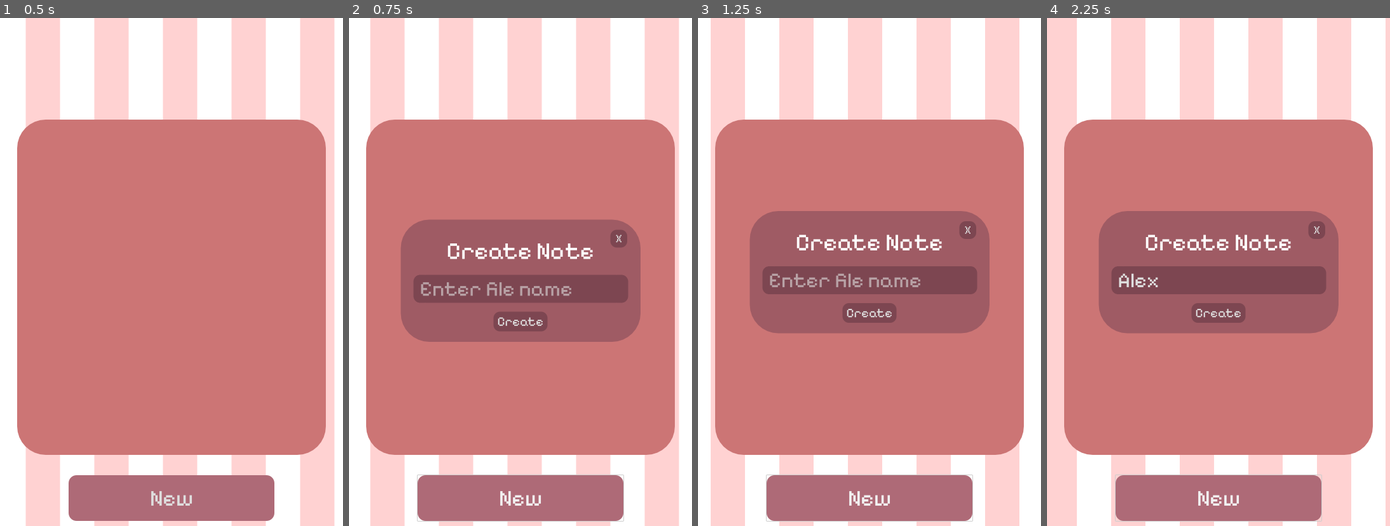
Above: before the commit, frames 1-4 (left to right).
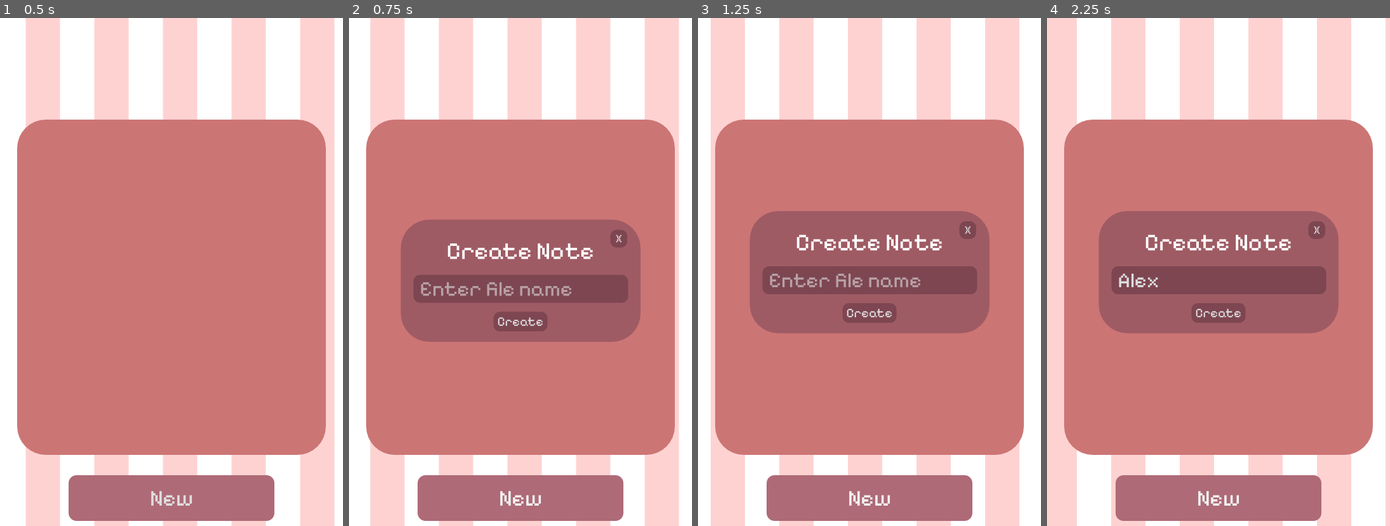
Above: after the commit, the same moments.

Repository: tejaswa4692/NotesApp
Game: Godot game, scene res://main.tscn
Two runs of this game, one before a commit and one after it. Both use one fixed random seed, a clock stepped at 60 frames per second and the inputs below.
Inputs (mouse positions are in pixels of both pictures, inside the frame that each line leads up to):
- Up to frame 1 (0.5 s): no input
- Up to frame 2 (0.75 s): click "New" at 0.5 s
- Up to frame 3 (1.25 s): no input
- Up to frame 4 (2.25 s): click (1218, 282) at 1.27 s; type "Alex" at 1.35 s; click "New" at 2 s

Frame 1 is identical in both runs. In frame 2, 0.2% of the frame differs, in the area x 19-81%, y 89-100%; in frame 3, 0.2%; in frame 4, 0.2%.

Commit message:
second commit fixedkeyb

Diff:
--- a/main.gd
+++ b/main.gd
@@ -11,7 +11,8 @@
 	 "bhondu name dalo",
 	 "NAME?!?!?!?",
 	 "slowpoke ho kya",
-	"baby name dalte ha"
+	"baby name dalte ha",
+	"Tejas jaisi ho kya ap"
 	]
 var _last_number: int = -1
 
@@ -23,7 +24,11 @@
 	panel.position.x = screen.x / 2 - panel.size.x / 2
 	panel.position.y = (screen.y - panel.size.y / 2) + screen.y / 2
 	# Open the user:// folder first
+
+
 	var base_dir = DirAccess.open("user://")
+
+
 	if base_dir and not base_dir.dir_exists("notes"):
 		# Create the notes folder
 		base_dir.make_dir("notes")
@@ -73,6 +78,7 @@
 		is_newscreenopen = true
 
 
+
 func _on_button_2_pressed() -> void:
 	if is_newscreenopen:
 		var tween = create_tween()
--- a/main.tscn
+++ b/main.tscn
@@ -16,6 +16,8 @@
 corner_radius_bottom_right = 90
 corner_radius_bottom_left = 90
 
+[sub_resource type="StyleBoxEmpty" id="StyleBoxEmpty_272bh"]
+
 [sub_resource type="StyleBoxFlat" id="StyleBoxFlat_4c57u"]
 bg_color = Color(0.684216, 0.415761, 0.467356, 1)
 corner_radius_top_left = 25
@@ -141,6 +143,7 @@
 grow_vertical = 2
 theme_override_fonts/font = ExtResource("1_ig7tw")
 theme_override_font_sizes/font_size = 71
+theme_override_styles/focus = SubResource("StyleBoxEmpty_272bh")
 theme_override_styles/hover = SubResource("StyleBoxFlat_4c57u")
 theme_override_styles/pressed = SubResource("StyleBoxFlat_kek77")
 theme_override_styles/normal = SubResource("StyleBoxFlat_4c57u")
--- a/project.godot
+++ b/project.godot
@@ -32,4 +32,5 @@
 [rendering]
 
 renderer/rendering_method="mobile"
+textures/vram_compression/import_etc2_astc=true
 anti_aliasing/screen_space_roughness_limiter/enabled=false
--- a/read.gd
+++ b/read.gd
@@ -8,22 +8,32 @@
 var fontsize
 @onready var screen: Vector2 = DisplayServer.window_get_size()
 var showchanger: bool = false
+@onready var old_height = $TextEdit.size
+@onready var textedit = $TextEdit
+@onready var kb_height = DisplayServer.virtual_keyboard_get_height()
+var is_setting_open: bool
 
 
 func _ready() -> void:
-	get_viewport().connect("size_changed", Callable(self, "_on_viewport_resized"))
-	_on_viewport_resized()
+	# Init
+	get_viewport().connect("size_changed", Callable(self, "_on_screen_resized"))
+	textedit.connect("focus_entered", Callable(self, "textedit_focus_entered"))
+	textedit.connect("focus_exited", Callable(self, "textedit_focus_exited"))
+	#/Init
+
+	#
+	#print(bg2col)
+	#bg2col = Vector4(0.0, 0.0, 0.0, 0.0)
+	#print(bg2col)
+	#
 
 
-
-
-	print(bg2col)
-	bg2col = Vector4(0.0, 0.0, 0.0, 0.0)
-	print(bg2col)
-
-
+	#Initially move the changer to right of the screen hidden
 	changer.position.x = ((screen.x / 2) - changer.size.x / 2) + screen.x
 	changer.position.y = (screen.y / 2) - changer.size.y / 2
+
+	$SettingContainer.position.x = ((screen.x / 2) - $SettingContainer.size.x / 2)
+	$SettingContainer.position.y = (screen.y / 2) - $SettingContainer.size.y / 2  + screen.y
 
 
 	#fontsize = $TextEdit.get_theme_font_size("font_size")
@@ -34,10 +44,12 @@
 
 	readcontents(filepath)
 
+
 func savecontents(path: String, data: String) -> void:
 	var newdata = {"title": filename, "content": data}
 	save_json(filepath, newdata)
 	pass
+
 
 func readcontents(path: String) -> void:
 	var file = FileAccess.open(path, FileAccess.READ)
@@ -59,6 +71,25 @@
 	file.close()
 
 
+func textedit_focus_entered():
+	print("focused")
+	await get_tree().create_timer(0.2).timeout
+	var keyb_height = DisplayServer.virtual_keyboard_get_height()
+	#var keyb_height = 500
+	print(keyb_height)
+	if keyb_height > 0:
+		var tween = create_tween()
+		tween.tween_property(textedit, "size", Vector2(old_height.x, textedit.size.y - keyb_height - 100), 0.1).set_trans(Tween.TRANS_SINE).set_ease(Tween.EASE_IN_OUT)
+		await tween.finished
+		tween.kill()
+	#textedit.size.y = textedit.size.y - keyb_height - 100
+
+
+func textedit_focus_exited():
+	print("unfocused")
+	textedit.size.y = old_height.y
+
+
 func _on_save_pressed() -> void:
 	savecontents(filepath, $TextEdit.text)
 
@@ -70,18 +101,21 @@
 func _on_item_list_item_selected(index: int) -> void:
 	print(index)
 
-func _on_viewport_resized():
-	# Get the height of the virtual keyboard
-	var keyboard_height = DisplayServer.virtual_keyboard_get_height()
 
-	# If the keyboard is visible, adjust the Control node's height
-	if keyboard_height > 0:
-		size.y =- keyboard_height
+func _on_screen_resized():
+	#MOve the changer to right of the screen
+	changer.position.x = ((screen.x / 2) - changer.size.x / 2) + screen.x
+	changer.position.y = (screen.y / 2) - changer.size.y / 2
 
-
-
+	#Move the setting container at top
 
 
 func _on_changer_mouse_exited() -> void:
 	if InputEventScreenTouch:
 		pass
+
+
+func _on_properties_pressed() -> void:
+	if !is_setting_open:
+		var tween = create_tween()
+		tween.tween_property($SettingContainer, "position", Vector2(screen.x / 2 - $SettingContainer.size.x / 2, (screen.y /2 - $SettingContainer.size.y / 2)), 0.2).set_trans(Tween.TRANS_SINE).set_ease(Tween.EASE_IN_OUT)
--- a/read.tscn
+++ b/read.tscn
@@ -16,8 +16,38 @@
 corner_radius_bottom_right = 50
 corner_radius_bottom_left = 50
 
+[sub_resource type="StyleBoxEmpty" id="StyleBoxEmpty_s8rbo"]
+
+[sub_resource type="StyleBoxFlat" id="StyleBoxFlat_s8rbo"]
+bg_color = Color(0.682353, 0.415686, 0.466667, 1)
+corner_radius_top_left = 25
+corner_radius_top_right = 25
+corner_radius_bottom_right = 25
+corner_radius_bottom_left = 25
+
+[sub_resource type="StyleBoxFlat" id="StyleBoxFlat_doduw"]
+bg_color = Color(0.440047, 0.243258, 0.282578, 1)
+corner_radius_top_left = 25
+corner_radius_top_right = 25
+corner_radius_bottom_right = 25
+corner_radius_bottom_left = 25
+
+[sub_resource type="StyleBoxEmpty" id="StyleBoxEmpty_o3jhh"]
+
+[sub_resource type="StyleBoxFlat" id="StyleBoxFlat_ciyjt"]
+bg_color = Color(0.682353, 0.415686, 0.466667, 1)
+corner_radius_top_left = 25
+corner_radius_top_right = 25
+corner_radius_bottom_right = 25
+corner_radius_bottom_left = 25
+
+[sub_resource type="StyleBoxEmpty" id="StyleBoxEmpty_doduw"]
+
+[sub_resource type="StyleBoxFlat" id="StyleBoxFlat_xq2h4"]
+bg_color = Color(0, 0, 0, 0.792157)
+
 [sub_resource type="StyleBoxFlat" id="StyleBoxFlat_b6fi6"]
-bg_color = Color(0.71556, 0.501329, 0.440944, 1)
+bg_color = Color(0.785494, 0.583224, 0.526029, 1)
 corner_radius_top_left = 90
 corner_radius_top_right = 90
 corner_radius_bottom_right = 90
@@ -39,9 +69,6 @@
 
 [sub_resource type="StyleBoxEmpty" id="StyleBoxEmpty_ugbt2"]
 
-[sub_resource type="StyleBoxFlat" id="StyleBoxFlat_xq2h4"]
-bg_color = Color(0, 0, 0, 0.533333)
-
 [sub_resource type="StyleBoxFlat" id="StyleBoxFlat_ugbt2"]
 bg_color = Color(0.863848, 0.585522, 0.473596, 1)
 corner_radius_top_left = 90
@@ -81,43 +108,80 @@
 theme_override_font_sizes/font_size = 66
 theme_override_styles/normal = SubResource("StyleBoxFlat_vhvs7")
 text = "HIIIIIIII HELLOOO
- HELLO "
+ HELLO"
 wrap_mode = 1
 autowrap_mode = 2
 
 [node name="Save" type="Button" parent="."]
 layout_mode = 1
-anchors_preset = 1
-anchor_left = 1.0
+anchors_preset = -1
+anchor_left = 0.809
+anchor_top = 0.022
+anchor_right = 0.971
+anchor_bottom = 0.078
+offset_left = 0.279968
+offset_top = -0.240002
+offset_right = 0.319946
+offset_bottom = -11.76
+grow_horizontal = 2
+grow_vertical = 2
+theme_override_fonts/font = ExtResource("1_spbdu")
+theme_override_font_sizes/font_size = 46
+theme_override_styles/focus = SubResource("StyleBoxEmpty_s8rbo")
+theme_override_styles/hover = SubResource("StyleBoxFlat_s8rbo")
+theme_override_styles/pressed = SubResource("StyleBoxFlat_doduw")
+theme_override_styles/normal = SubResource("StyleBoxFlat_s8rbo")
+text = "SAVE"
+
+[node name="Back" type="Button" parent="."]
+layout_mode = 1
+anchors_preset = -1
+anchor_left = 0.01
+anchor_top = 0.02
+anchor_right = 0.157
+anchor_bottom = 0.073
+offset_left = 0.2
+offset_top = 3.6
+offset_right = 0.439987
+offset_bottom = -2.16002
+theme_override_fonts/font = ExtResource("1_spbdu")
+theme_override_font_sizes/font_size = 40
+theme_override_styles/focus = SubResource("StyleBoxEmpty_o3jhh")
+theme_override_styles/hover = SubResource("StyleBoxFlat_ciyjt")
+theme_override_styles/pressed = SubResource("StyleBoxFlat_doduw")
+theme_override_styles/normal = SubResource("StyleBoxFlat_ciyjt")
+text = "Go Back"
+
+[node name="Properties" type="Button" parent="."]
+layout_mode = 1
+anchors_preset = -1
+anchor_left = 0.357
+anchor_top = 0.02
+anchor_right = 0.643
+anchor_bottom = 0.07
+offset_left = 0.439972
+offset_top = 3.6
+offset_right = -0.440002
+offset_bottom = 3.60001
+grow_horizontal = 2
+theme_override_fonts/font = ExtResource("1_spbdu")
+theme_override_font_sizes/font_size = 56
+theme_override_styles/focus = SubResource("StyleBoxEmpty_doduw")
+theme_override_styles/hover = SubResource("StyleBoxFlat_ciyjt")
+theme_override_styles/pressed = SubResource("StyleBoxFlat_doduw")
+theme_override_styles/normal = SubResource("StyleBoxFlat_ciyjt")
+text = "Properties"
+
+[node name="Background2" type="Panel" parent="."]
+layout_mode = 1
+anchors_preset = 15
 anchor_right = 1.0
-offset_left = -301.0
-offset_bottom = 160.0
-grow_horizontal = 0
-theme_override_fonts/font = ExtResource("1_spbdu")
-theme_override_font_sizes/font_size = 126
-text = "SAVE"
-
-[node name="Back" type="Button" parent="."]
-layout_mode = 1
-offset_right = 361.8
-offset_bottom = 111.0
-theme_override_fonts/font = ExtResource("1_spbdu")
-theme_override_font_sizes/font_size = 85
-text = "Go Back"
-
-[node name="Properties" type="Button" parent="."]
-layout_mode = 1
-anchors_preset = 5
-anchor_left = 0.5
-anchor_right = 0.5
-offset_left = -4.0
-offset_right = 4.0
-offset_bottom = 8.0
-grow_horizontal = 2
-theme_override_font_sizes/font_size = 56
-text = "Properties"
-
-[node name="Panel" type="Panel" parent="."]
+anchor_bottom = 1.0
+grow_horizontal = 2
+grow_vertical = 2
+theme_override_styles/panel = SubResource("StyleBoxFlat_xq2h4")
+
+[node name="SettingContainer" type="Panel" parent="."]
 layout_mode = 1
 anchors_preset = -1
 anchor_left = 0.1
@@ -128,7 +192,7 @@
 grow_vertical = 2
 theme_override_styles/panel = SubResource("StyleBoxFlat_b6fi6")
 
-[node name="ItemList" type="ItemList" parent="Panel"]
+[node name="ItemList" type="ItemList" parent="SettingContainer"]
 layout_mode = 1
 anchors_preset = -1
 anchor_left = 0.05
@@ -138,8 +202,8 @@
 grow_horizontal = 2
 grow_vertical = 2
 theme_override_colors/guide_color = Color(0.492709, 0.258911, 0.0862561, 0.529412)
-theme_override_colors/font_selected_color = Color(0.478431, 0.2, 0.180392, 1)
-theme_override_colors/font_color = Color(0.477714, 0.20091, 0.180142, 1)
+theme_override_colors/font_selected_color = Color(0.619608, 0.27451, 0.247059, 1)
+theme_override_colors/font_color = Color(0.61951, 0.27527, 0.24865, 1)
 theme_override_fonts/font = ExtResource("1_spbdu")
 theme_override_font_sizes/font_size = 81
 theme_override_styles/focus = SubResource("StyleBoxEmpty_jy06v")
@@ -156,15 +220,6 @@
 item_1/text = "Font Color"
 item_2/text = "Background"
 
-[node name="Background2" type="Panel" parent="."]
-layout_mode = 1
-anchors_preset = 15
-anchor_right = 1.0
-anchor_bottom = 1.0
-grow_horizontal = 2
-grow_vertical = 2
-theme_override_styles/panel = SubResource("StyleBoxFlat_xq2h4")
-
 [node name="Changer" type="Panel" parent="."]
 custom_minimum_size = Vector2(21.62, 0)
 layout_mode = 1
@@ -173,15 +228,16 @@
 anchor_top = 0.3
 anchor_right = 0.9
 anchor_bottom = 0.7
-offset_left = 1349.0
-offset_top = -368.0
-offset_right = 1349.0
-offset_bottom = -368.0
+offset_left = 1830.0
+offset_top = 15.0
+offset_right = 1830.0
+offset_bottom = 15.0
 grow_horizontal = 2
 grow_vertical = 2
 theme_override_styles/panel = SubResource("StyleBoxFlat_ugbt2")
 
 [connection signal="pressed" from="Save" to="." method="_on_save_pressed"]
 [connection signal="pressed" from="Back" to="." method="_on_back_pressed"]
-[connection signal="item_selected" from="Panel/ItemList" to="." method="_on_item_list_item_selected"]
+[connection signal="pressed" from="Properties" to="." method="_on_properties_pressed"]
+[connection signal="item_selected" from="SettingContainer/ItemList" to="." method="_on_item_list_item_selected"]
 [connection signal="mouse_exited" from="Changer" to="." method="_on_changer_mouse_exited"]
Not shown, added: Builds/comand.txt
Not shown, added: export_presets.cfg
Not shown: 1 places in main.tscn that only renumber resources
Not shown: 1 places in read.tscn that only renumber resources
Not shown, added: Builds/Noteappv1.apk
Not shown, added: Builds/Noteappv2.apk
Not shown, added: Builds/NotesAppv1Signed.apk
Not shown, added: Builds/NotesAppv1Signed.apk.idsig
Not shown, added: Builds/NotesAppv2Signed.apk
Not shown, added: Builds/NotesAppv2Signed.apk.idsig
Not shown, added: Builds/debug.keystore
